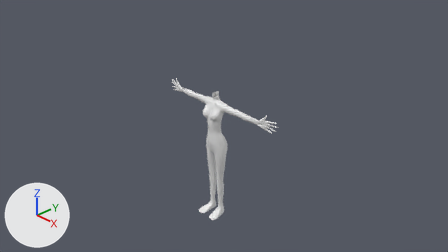
The Blender file Zhonja.blend as it was, and as the next commit left it.
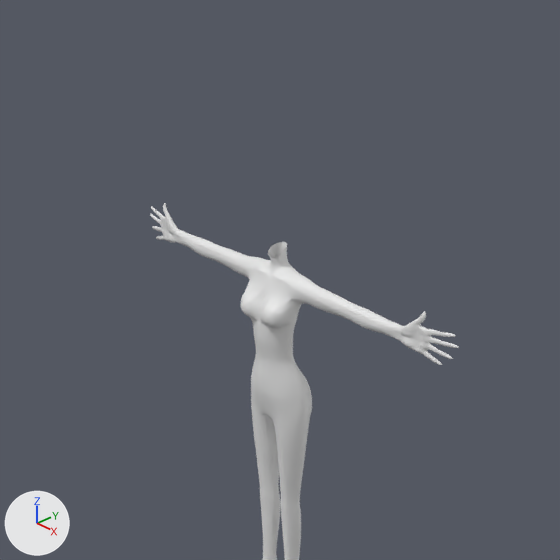
Each version appears first from the file's camera 'Camera', and next in a close-up on the part from 27% to 70% of the width and 3% to 80% of the height. The axes (+X, +Y, +Z) are drawn at lower left. The lights are the same throughout.

The older version as bpy lines, for what is in view:
```python
ob_plane = bpy.data.objects.new('Plane', me_plane)
ob_plane.location = (0.0, 0.0, 0.0)
ob_plane_001 = bpy.data.objects.new('Plane.001', me_plane_001)
ob_plane_001.location = (0.419, 0.452, 0.728)
ob_plane_001.rotation_euler = (1.571, 0.0, 0.0)  # degrees (90, 0, 0)
ob_plane_002 = bpy.data.objects.new('Plane.002', me_plane_004)
ob_plane_002.location = (0.0, 0.0, 1.113)
ob_plane_002.rotation_euler = (1.571, 0.0, 0.0)  # degrees (90, 0, 0)
ob_plane_003 = bpy.data.objects.new('Plane.003', me_plane_002)
ob_plane_003.location = (0.0, 0.0, 1.113)
ob_plane_003.rotation_euler = (1.571, 0.0, 0.0)  # degrees (90, 0, 0)
```
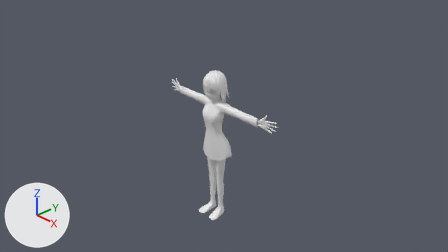
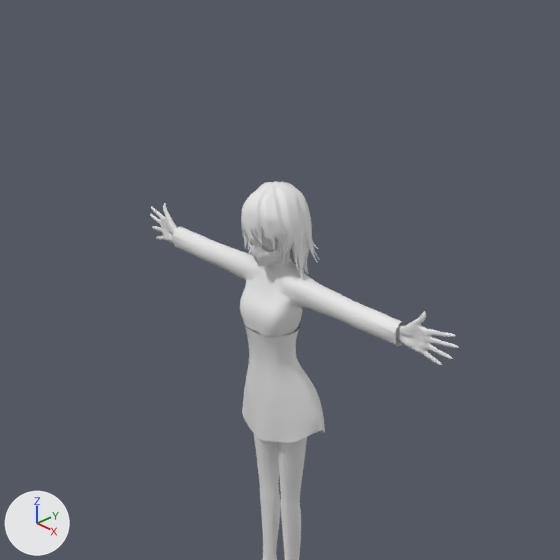
The change in detail:
me_plane_002 is used by ob_plane_003; location (0.0, 0.0, 1.113); rotation (1.571, 0.0, 0.0), in degrees (90, 0, 0).
me_plane_002 had 456 vertices, 404 faces and spanned x 0.0..1.28, y -1.61..0.04, z -0.53..0.0.
me_plane_002 now has 576 vertices, 513 faces and spans x 0.0..1.28, y -1.63..0.04, z -0.59..-0.03.
me_plane_002 part 1: 131 vertices moved from x 0.0..0.34, y -1.61..0.04, z -0.53..0.0 to x 0.0..0.41, y -1.6..0.04, z -0.55..-0.04; 42 vertices removed from x 0.0..0.34, y -1.61..-0.24, z -0.52..0.0; 162 vertices added at x 0.0..0.43, y -1.63..-0.26, z -0.59..-0.03.
Object 'Plane' (ob_plane) is now shown.
Object 'Plane.001' (ob_plane_001) is now shown.
Object 'Plane.003' (ob_plane_003) is now shown.

Pixel boxes [x1, y1, x2, y2] of what changed, in the close-ups (560 x 560 px; the box of a moved part takes in the faces that stretch with it):
'Plane.003', shown: after [172, 227, 405, 443]
'Plane.001', shown: after [241, 181, 320, 280]
'Plane', shown: after [251, 231, 292, 267]
part 1 of me_plane_002, moved or reshaped (not visible before): after [240, 251, 325, 443]
'Plane.002', unchanged, covered by the edit: [150, 203, 459, 560] in both
